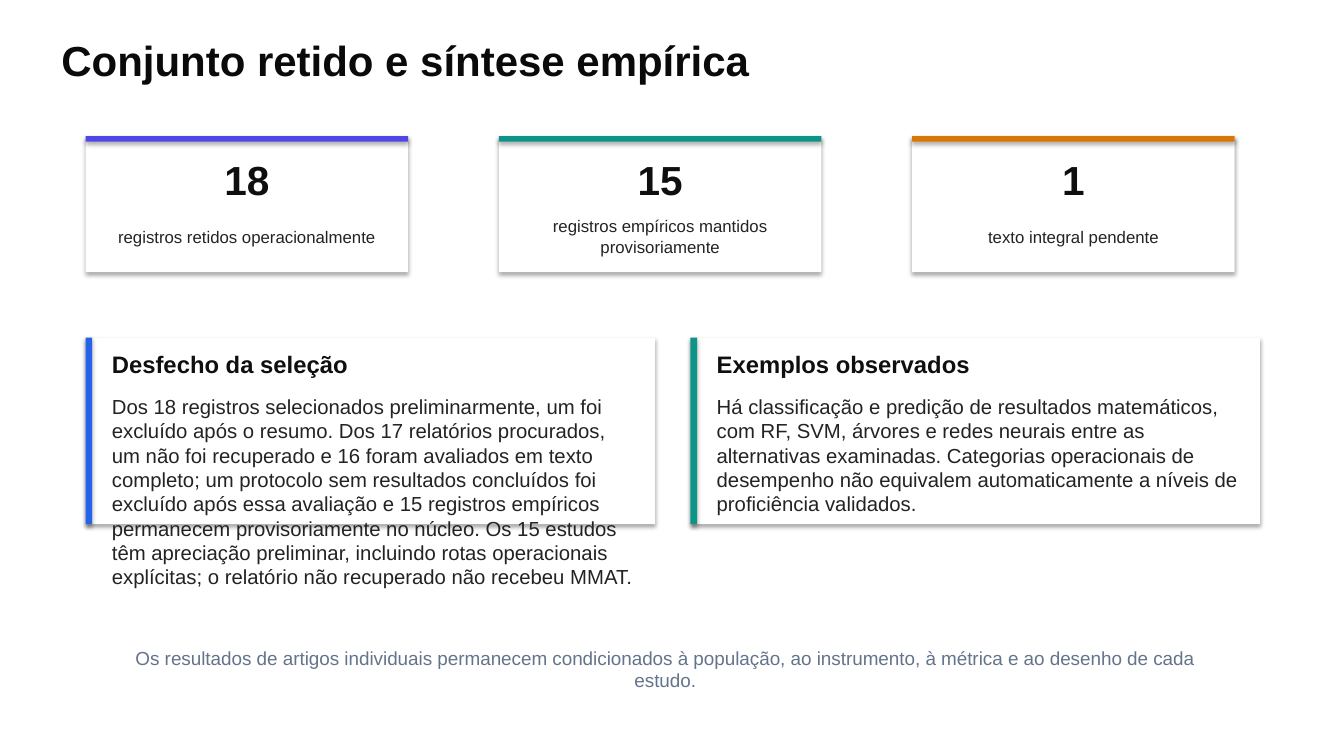
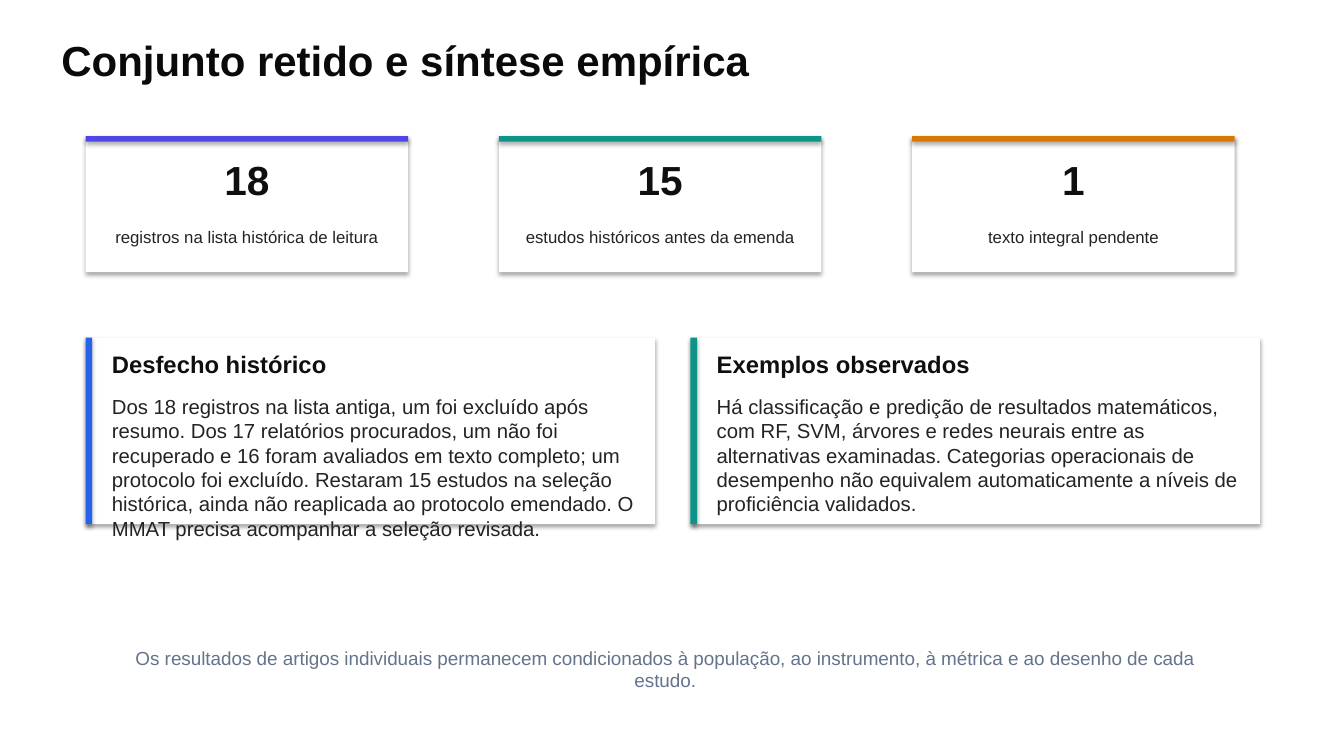
Before and after one commit to thalesfb/ccw, a slide deck: slide 12 of results/tcc/presentation/ensino_personalizado_de_matematica_tcc.pptx. Drawn at 1344x756 pixels with LibreOffice and Linux fonts; fonts in the diff are those of the drawing. Boxes give left, top, right and bottom in pixels: in the first picture for what was removed or moved away, otherwise in the second. Text is boxed around its words. In the diff, an @@ line names an element or a change of style, - is before the commit and + after.

```diff
--- a/results/tcc/presentation/ensino_personalizado_de_matematica_tcc.pptx
+++ b/results/tcc/presentation/ensino_personalizado_de_matematica_tcc.pptx
@@ text at [115,230,378,247]: text changed @@
-registros retidos operacionalmente
+registros na lista histórica de leitura
@@ text at [526,230,795,243]: text changed @@
-registros empíricos mantidos provisoriamente
+estudos históricos antes da emenda
@@ text at [112,355,327,374]: text changed @@
-Desfecho da seleção
+Desfecho histórico
@@ text at [112,399,634,541]: text changed @@
-Dos 18 registros selecionados preliminarmente, um foi excluído após o resumo. Dos 17 relatórios procurados, um não foi recuperado e 16 foram avaliados em texto completo; um protocolo sem resultados concluídos foi excluído após essa avaliação e 15 registros empíricos permanecem provisoriamente no núcleo. Os 15 estudos têm apreciação preliminar, incluindo rotas operacionais explícitas; o relatório não recuperado não recebeu MMAT.
+Dos 18 registros na lista antiga, um foi excluído após resumo. Dos 17 relatórios procurados, um não foi recuperado e 16 foram avaliados em texto completo; um protocolo foi excluído. Restaram 15 estudos na seleção histórica, ainda não reaplicada ao protocolo emendado. O MMAT precisa acompanhar a seleção revisada.
```
Also in this commit, not shown: 8 other slides changed, 4 other files.
